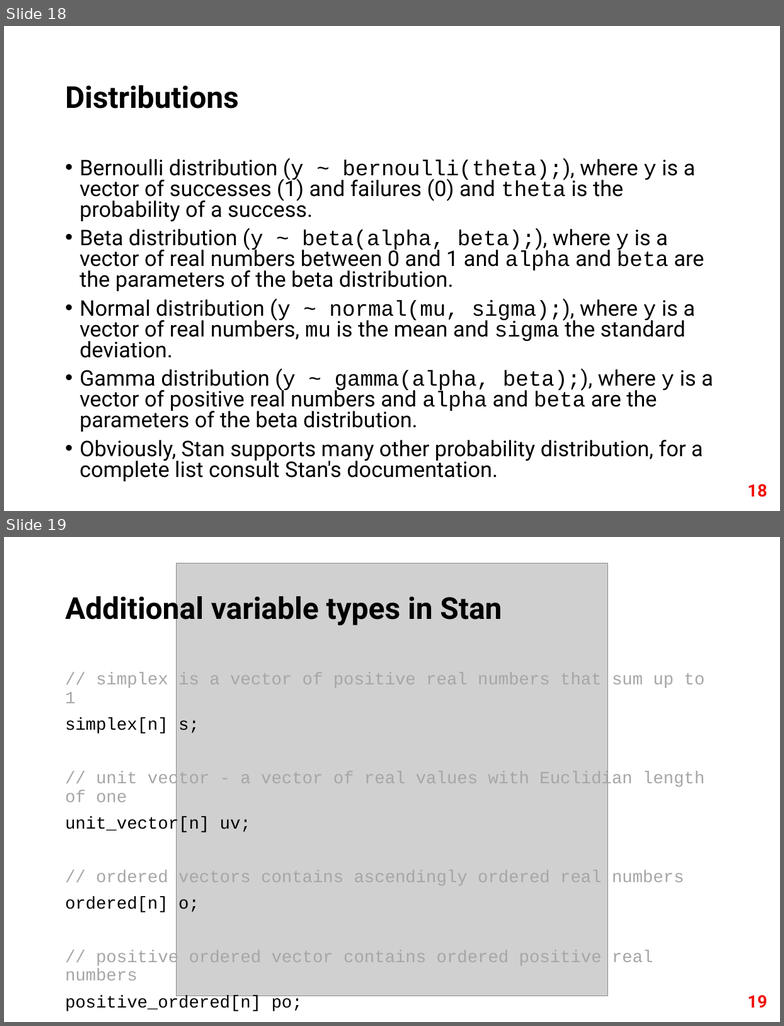
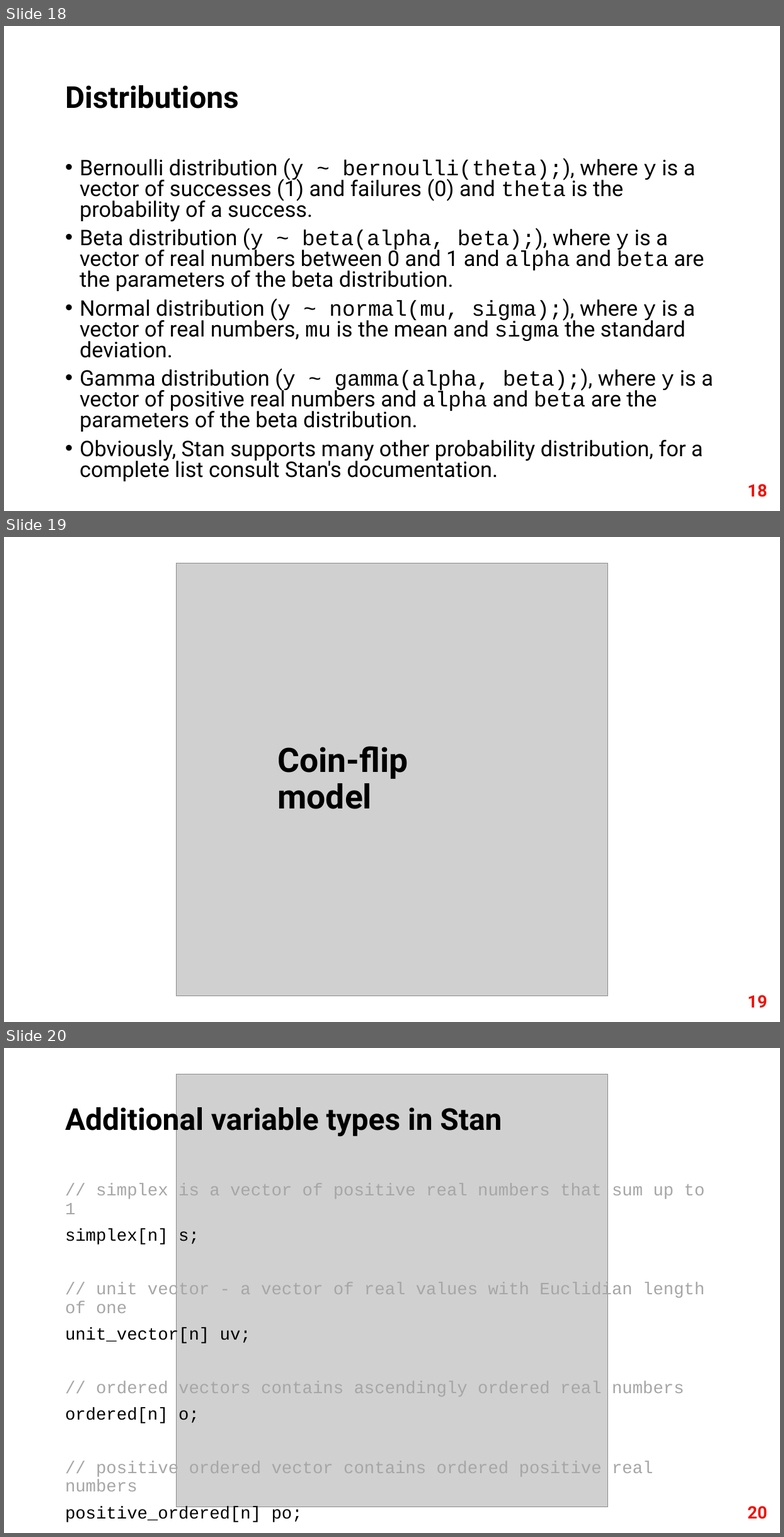
Before and after one commit to fri-datascience/course_bs, a slide deck: Session_02b_Probabilistic_programming/Probabilistic_programming.pptx. Shown one above the other, each under a label of ours: slides 18 and 19 before the commit, slides 18, 19 and 20 after it. The pictures are 784x1026 and 784x1537 pixels, drawn with LibreOffice and Linux fonts; fonts in the diff are those of the drawing; grey boxes stand for pictures. Boxes give left, top, right and bottom in pixels: in the first picture for what was removed or moved away, otherwise in the second. Text is boxed around its words. In the diff, an @@ line names an element or a change of style, - is before the commit and + after.

```diff
--- a/Session_02b_Probabilistic_programming/Probabilistic_programming.pptx
+++ b/Session_02b_Probabilistic_programming/Probabilistic_programming.pptx
@@ slide 19 added at box(4, 537, 780, 1022), background #FFFFFF @@
@@ picture added at box(177, 563, 608, 996) @@
@@ text added at box(278, 746, 408, 809), 31.2 pt, text #000000, bold @@
+Coin-flip model
@@ page number added at box(747, 995, 767, 1008), 16 pt, text #EF1209, bold @@
+19
@@ what was slide 19 is now slide 20 @@
@@ page number at box(747, 1506, 767, 1519): text changed @@
-19
+20
```
Also in this commit, not shown: 1 slide changed, 11 other files.
